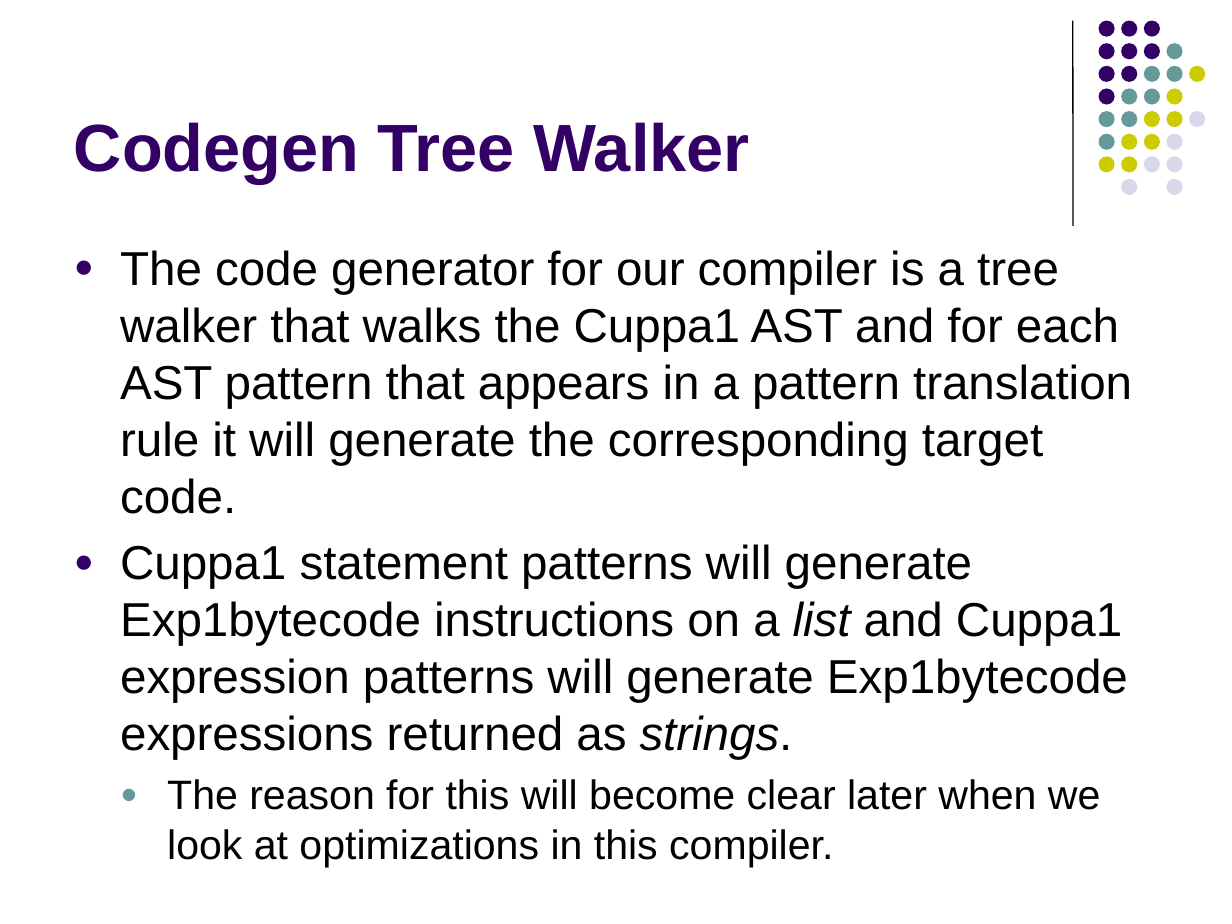
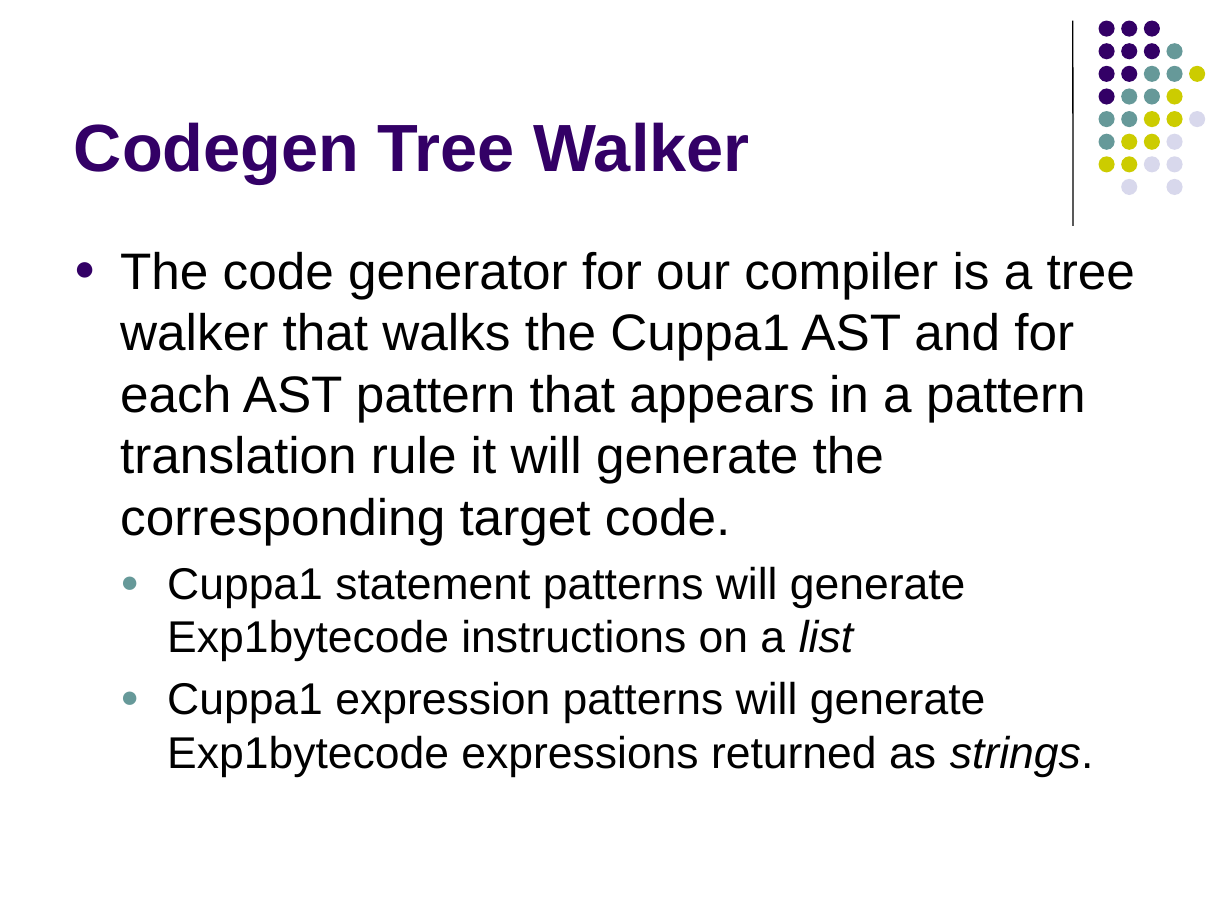
Before and after one commit to lutzhamel/CSC402, a slide deck: slide 12 of notes/csc402-ln007.pptx. Drawn at 1232x924 pixels with LibreOffice and Linux fonts; fonts in the diff are those of the drawing. Boxes give left, top, right and bottom in pixels: in the first picture for what was removed or moved away, otherwise in the second. Text is boxed around its words. In the diff, an @@ line names an element or a change of style, - is before the commit and + after.

```diff
--- a/notes/csc402-ln007.pptx
+++ b/notes/csc402-ln007.pptx
@@ text at (120,251,1135,545): size 27.8 to 30 pt in "The code generator for our compiler is ..." @@
@@ text at (167,566,1094,777): text changed; size 27.8 to 26 pt @@
-● Cuppa1 statement patterns will generate Exp1bytecode instructions on a list and Cuppa1 expression patterns will generate Exp1bytecode expressions returned as strings.
-  ● The reason for this will become clear later when we look at optimizations in this compiler.
+  ● Cuppa1 statement patterns will generate Exp1bytecode instructions on a list
+  ● Cuppa1 expression patterns will generate Exp1bytecode expressions returned as strings.
```
Also in this commit, not shown: 19 other slides changed, 1 slide added, 1 slide removed, 6 other files.
